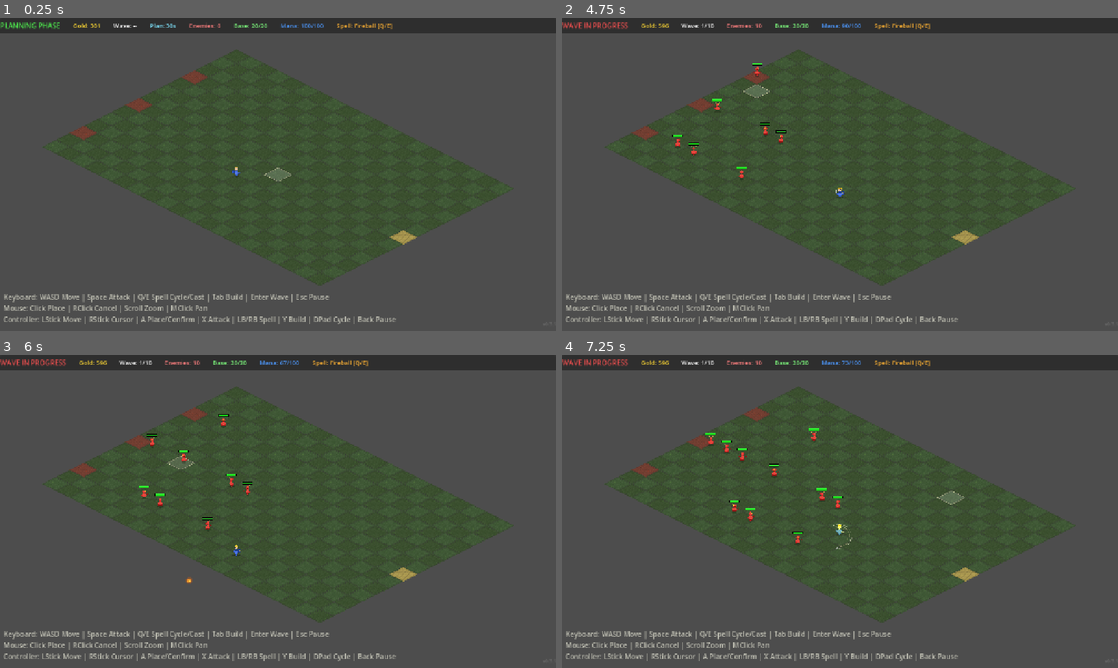
Above: before the commit, frames 1-4 (two rows, left to right).
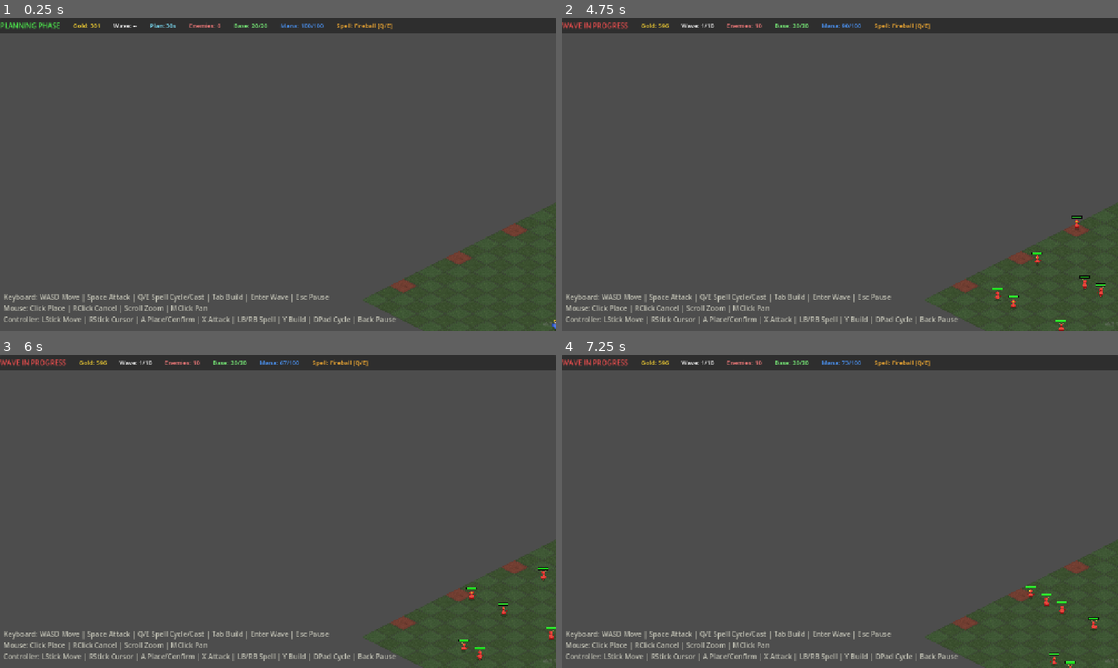
Above: after the commit, the same moments.

Repository: ragnorak02/kingdomDefense
Game: Godot game, scene res://scenes/Main.tscn
The game is run twice, just before and just after one commit, with the same random seed, the same clock (stepped at 60 frames per second) and the same inputs.
Inputs (mouse positions are in pixels of both pictures, inside the frame that each line leads up to):
- Up to frame 1 (0.25 s): no input
- Up to frame 2 (4.75 s): tap Enter (start_wave) at 0.5 s; move the mouse to (962, 158) at 0.52 s; hold D (move_right) 0.53-1.25 s; tap E (cast_spell) at 0.6 s; click (962, 158) at 0.67 s; drag from (728, 190) to (812, 237) at 1.27 s; move the mouse to (895, 105) at 2.02 s; hold D (move_right) 2.03-2.75 s; hold Space (hero_attack) 2.03-2.75 s; drag from (812, 237) to (673, 127) at 2.77 s; move the mouse to (1006, 221) at 3.52 s; hold A (move_left) 3.53-4.25 s; hold Enter (start_wave) 3.53-4.25 s; drag from (673, 127) to (756, 96) at 4.27 s
- Up to frame 3 (6 s): move the mouse to (305, 511) at 5.02 s; hold S (move_down) 5.03-5.75 s; tap E (cast_spell) at 5.1 s; click (305, 511) at 5.17 s; drag from (194, 433) to (166, 527) at 5.77 s
- Up to frame 4 (7.25 s): move the mouse to (962, 495) at 6.52 s; hold W (move_up) from 6.53 s (still down); hold Space (hero_attack) from 6.53 s (still down)

The runs differ from the first frame. In frame 1, 28% of the frame differs, in the area x 8-100%, y 10-100%; in frame 2, 29%; in frame 3, 28%; in frame 4, 29%.
Error after the commit: Invalid call. Nonexistent function 'get_default_map_layout' in base 'Node (Constants.gd)'. (res://scripts/CameraController.gd:13)

Commit message:
Center camera on castle instead of grid midpoint
Camera now initializes on the 2×2 castle footprint center so the town
zone is immediately visible. Home key resets to the same position.

Co-Authored-By: Claude Opus 4.6 <noreply@anthropic.com>

Diff:
--- a/scripts/CameraController.gd
+++ b/scripts/CameraController.gd
@@ -1,19 +1,29 @@
 extends Camera2D
 
-const ZOOM_MIN := 0.5
+const ZOOM_MIN := 0.4
 const ZOOM_MAX := 2.0
 const ZOOM_STEP := 0.1
+const ZOOM_PRESETS := [1.2, 0.7, 0.4]  # close, medium, far
 
 var _dragging := false
+var _zoom_preset_index := 1  # start at medium (0.7)
 
 func _ready() -> void:
-	# Center on grid
-	var grid_center := Constants.grid_to_world(Constants.GRID_WIDTH / 2, Constants.GRID_HEIGHT / 2)
-	position = grid_center
-	zoom = Vector2(1, 1)
+	# Center on the castle (middle of its 2×2 footprint)
+	var layout = Constants.get_default_map_layout()
+	var cp: Vector2i = layout["castle_pos"]
+	var p0 = Constants.grid_to_world(cp.x, cp.y)
+	var p1 = Constants.grid_to_world(cp.x + 1, cp.y + 1)
+	position = (p0 + p1) * 0.5
+	zoom = Vector2(0.7, 0.7)
 	make_current()
 
 func _unhandled_input(event: InputEvent) -> void:
+	# RT zoom cycle
+	if event.is_action_pressed("zoom_cycle"):
+		_cycle_zoom()
+		return
+
 	# Mouse wheel zoom
 	if event is InputEventMouseButton:
 		if event.button_index == MOUSE_BUTTON_WHEEL_UP and event.pressed:
@@ -29,9 +39,18 @@
 
 	# Home key to reset camera
 	if event is InputEventKey and event.pressed and event.keycode == KEY_HOME:
-		var grid_center := Constants.grid_to_world(Constants.GRID_WIDTH / 2, Constants.GRID_HEIGHT / 2)
-		position = grid_center
-		zoom = Vector2(1, 1)
+		var layout = Constants.get_default_map_layout()
+		var cp: Vector2i = layout["castle_pos"]
+		var p0 = Constants.grid_to_world(cp.x, cp.y)
+		var p1 = Constants.grid_to_world(cp.x + 1, cp.y + 1)
+		position = (p0 + p1) * 0.5
+		zoom = Vector2(0.7, 0.7)
+
+func _cycle_zoom() -> void:
+	_zoom_preset_index = (_zoom_preset_index + 1) % ZOOM_PRESETS.size()
+	var z: float = ZOOM_PRESETS[_zoom_preset_index]
+	zoom = Vector2(z, z)
+	AudioManager.play("select")
 
 func _zoom_at_point(step: float, mouse_world: Vector2) -> void:
 	var old_zoom := zoom.x
